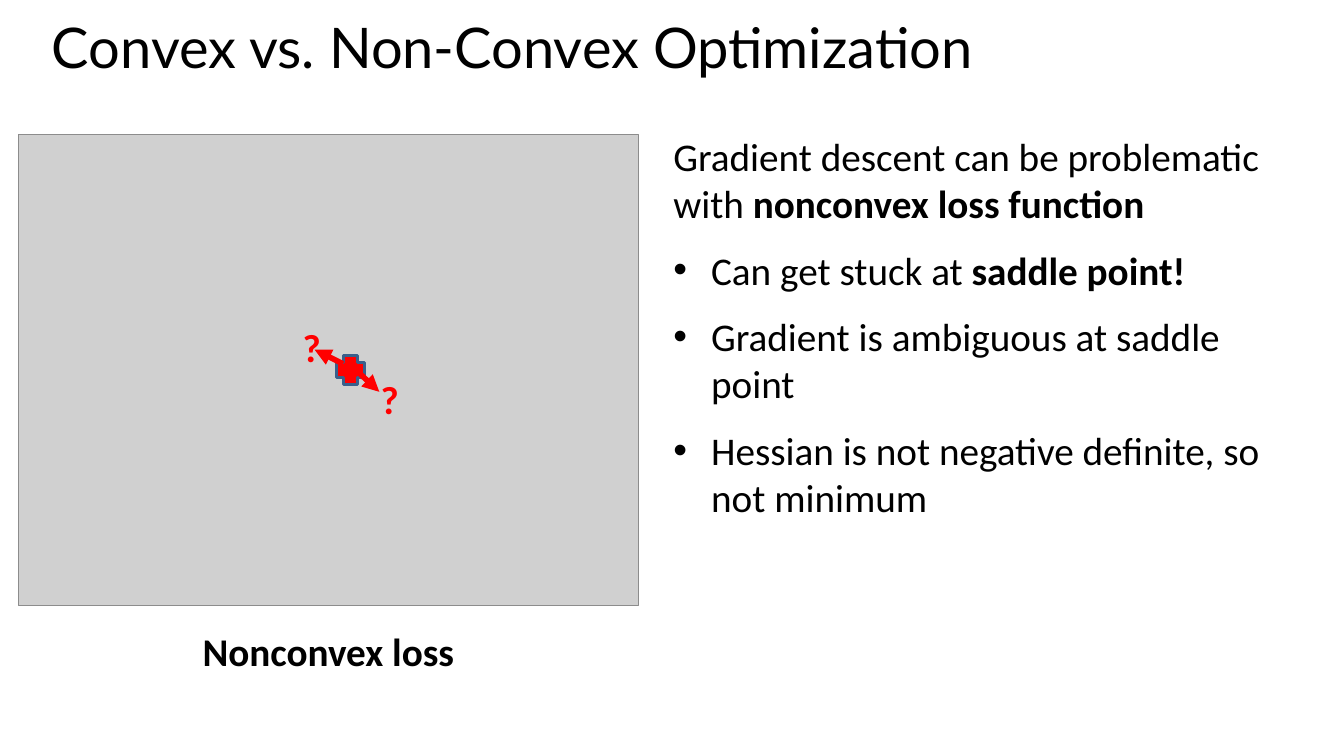
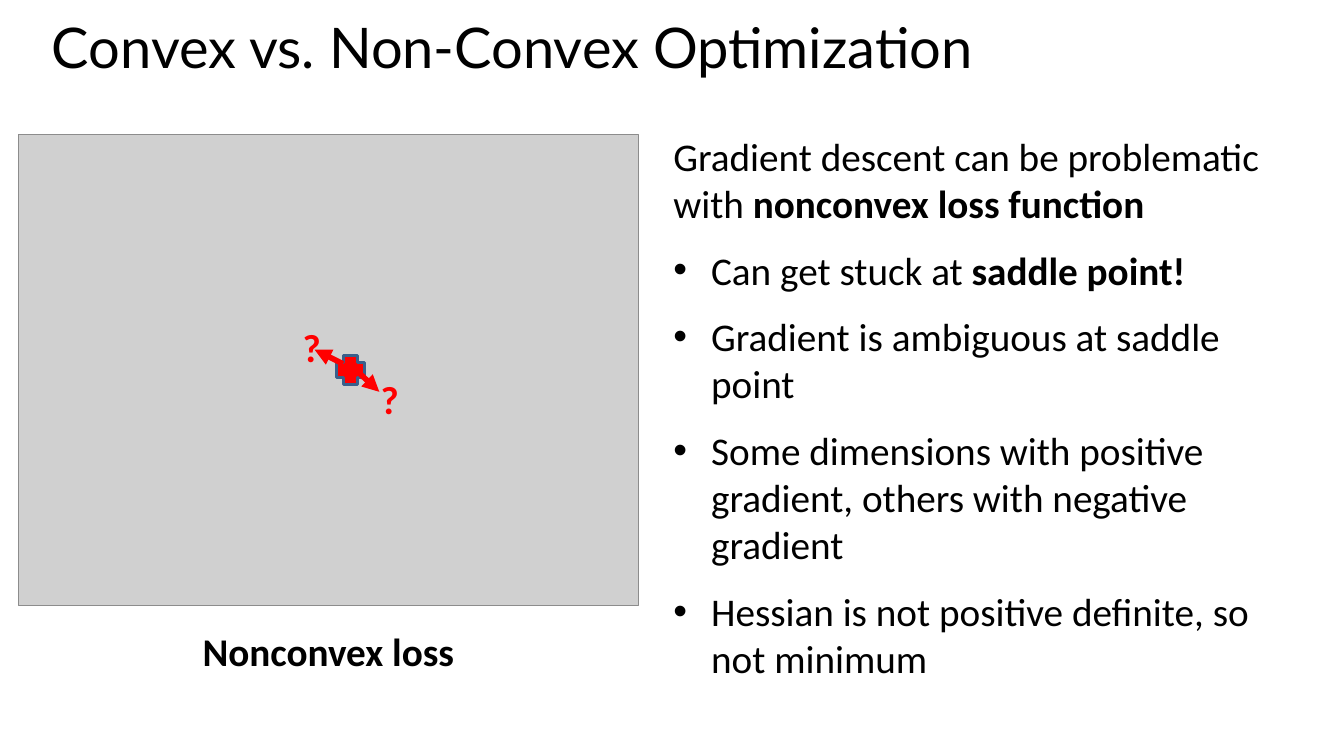
Before and after one commit to StephenElston/CSCI-E25, a slide deck: slide 27 of SuplementaryMaterial/RegularizatioinAndOptimization.pptx. Drawn at 1344x756 pixels with LibreOffice and Linux fonts; fonts in the diff are those of the drawing; grey boxes stand for pictures. Boxes give left, top, right and bottom in pixels: in the first picture for what was removed or moved away, otherwise in the second. Text is boxed around its words. In the diff, an @@ line names an element or a change of style, - is before the commit and + after.

Commit message:
Corrected and updated discussion of Hessian

```diff
--- a/SuplementaryMaterial/RegularizatioinAndOptimization.pptx
+++ b/SuplementaryMaterial/RegularizatioinAndOptimization.pptx
@@ text at <box>711,437,1249,674</box>: text changed @@
-• Hessian is not negative definite, so not minimum
+• Some dimensions with positive gradient, others with negative gradient
+• Hessian is not positive definite, so not minimum
```
Also in this commit, not shown: 3 other slides changed.
